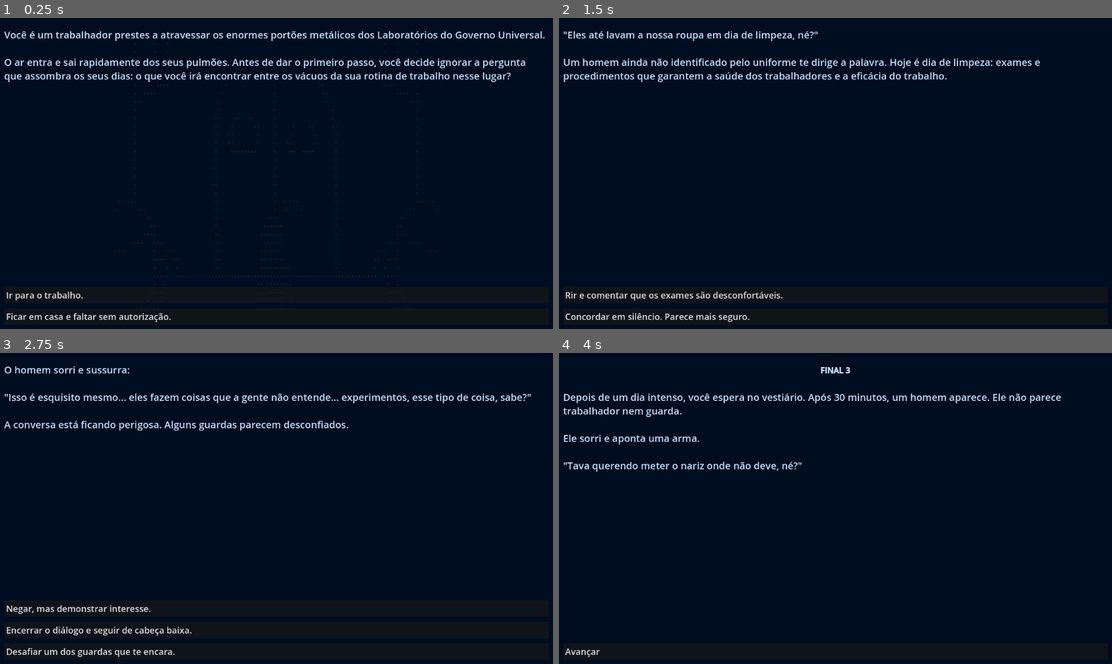
Above: before the commit, frames 1-4 (two rows, left to right).
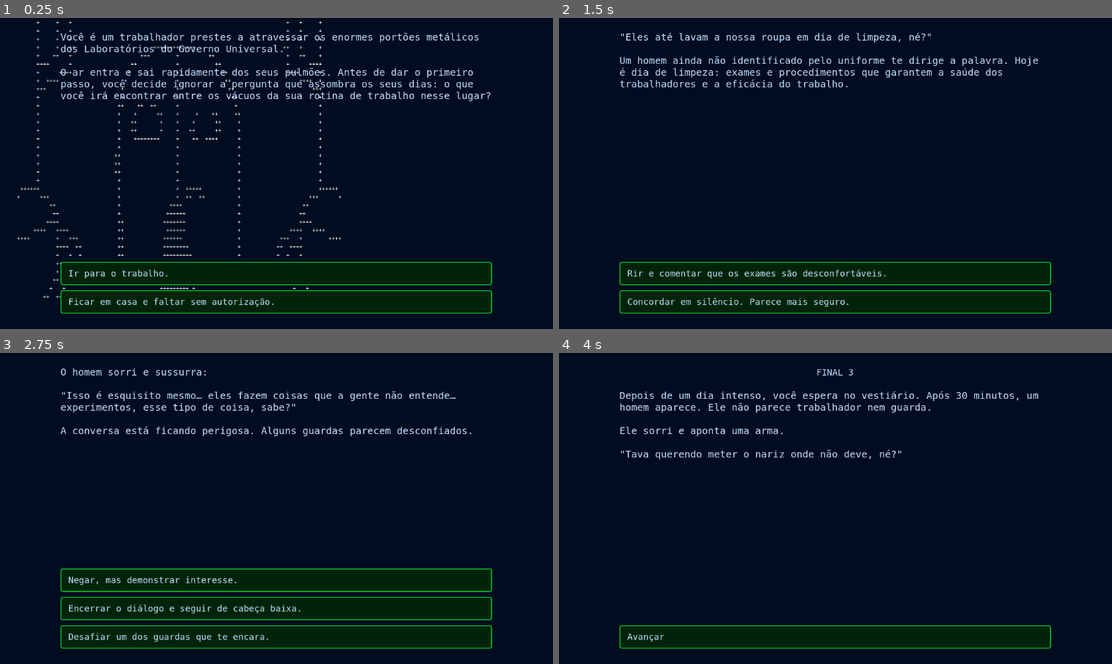
Above: after the commit, the same moments.

Repository: LeeryDig/sudario-de-onze-horas
Game: Godot game, scene res://GameUI.tscn
Two runs of this game, one before a commit and one after it. Both use one fixed random seed, a clock stepped at 60 frames per second and the inputs below.
Inputs:
- Up to frame 1 (0.25 s): no input
- Up to frame 2 (1.5 s): click "Ir para o trabalho." at 0.5 s; click "Avançar" at 1.25 s
- Up to frame 3 (2.75 s): click "Rir e comentar que os exames …" at 2 s
- Up to frame 4 (4 s): click "Negar, mas demonstrar interes…" at 2.75 s; click "Encontrar o homem no fim do d…" at 3.5 s

The runs differ from the first frame. In frame 1, 9.2% of the frame differs, in the area x 0-99%, y 0-98%; in frame 2, 6.7%; in frame 3, 7.6%; in frame 4, 4.4%.

Commit message:
melhoria na edição de coisa

Diff:
--- a/GameUI.gd
+++ b/GameUI.gd
@@ -1,10 +1,11 @@
 extends Control
 
 const Story := preload("res://Story.gd")
+const ChoiceButtonScene: PackedScene = preload("res://ui/ChoiceButton.tscn")
 
-@onready var ascii_background: Label = $Background/ASCIIBackground
-@onready var game_text: RichTextLabel = $Background/MarginContainer/Rows/GameText
-@onready var choices_container: VBoxContainer = $Background/MarginContainer/Rows/ChoicesContainer
+@onready var ascii_background: Label = %ASCIIBackground
+@onready var game_text: RichTextLabel = %GameText
+@onready var choices_container: VBoxContainer = %ChoicesContainer
 
 var story: Dictionary = Story.get_story()
 var current_node_id := "1"
@@ -65,12 +66,8 @@
 	show_node(str(choice["next"]))
 
 func add_choice_button(label: String, callback: Callable) -> void:
-	var button := Button.new()
+	var button := ChoiceButtonScene.instantiate() as Button
 	button.text = label
-	button.alignment = HORIZONTAL_ALIGNMENT_LEFT
-	button.autowrap_mode = TextServer.AUTOWRAP_WORD_SMART
-	button.size_flags_horizontal = Control.SIZE_EXPAND_FILL
-	button.add_theme_font_size_override("font_size", 18)
 	button.pressed.connect(callback)
 	choices_container.add_child(button)
 
--- a/GameUI.tscn
+++ b/GameUI.tscn
@@ -1,85 +1,85 @@
-[gd_scene load_steps=4 format=3 uid="uid://cj2thjd68d1m4"]
+[gd_scene load_steps=5 format=3 uid="uid://cj2thjd68d1m4"]
 
 [ext_resource type="Script" uid="uid://dcwd1h6r3wto2" path="res://GameUI.gd" id="1_gameui"]
+[ext_resource type="Theme" uid="uid://bisxy8sqrpawt" path="res://ui/GameTheme.tres" id="2_theme"]
+[ext_resource type="PackedScene" path="res://ui/ChoiceButton.tscn" id="3_choice_button"]
 
 [sub_resource type="SystemFont" id="SystemFont_ascii"]
 font_names = PackedStringArray("Menlo", "Consolas", "DejaVu Sans Mono", "monospace")
 
-[sub_resource type="StyleBoxFlat" id="StyleBoxFlat_button"]
-content_margin_left = 12.0
-content_margin_top = 8.0
-content_margin_right = 12.0
-content_margin_bottom = 8.0
-bg_color = Color(0, 0.14, 0.035, 1)
-border_width_left = 2
-border_width_top = 2
-border_width_right = 2
-border_width_bottom = 2
-border_color = Color(0, 0.768627, 0.168627, 1)
-corner_radius_top_left = 4
-corner_radius_top_right = 4
-corner_radius_bottom_right = 4
-corner_radius_bottom_left = 4
-
-[node name="Control" type="Control"]
+[node name="GameUI" type="Control"]
 layout_mode = 3
 anchors_preset = 15
 anchor_right = 1.0
 anchor_bottom = 1.0
 grow_horizontal = 2
 grow_vertical = 2
+theme = ExtResource("2_theme")
 script = ExtResource("1_gameui")
 
-[node name="Background" type="PanelContainer" parent="."]
+[node name="BackgroundColor" type="ColorRect" parent="."]
 layout_mode = 1
 anchors_preset = 15
 anchor_right = 1.0
 anchor_bottom = 1.0
 grow_horizontal = 2
 grow_vertical = 2
+mouse_filter = 2
+color = Color(0, 0.047058824, 0.12156863, 1)
 
-[node name="ColorRect" type="ColorRect" parent="Background"]
+[node name="NarrativeArea" type="MarginContainer" parent="."]
+layout_mode = 1
+anchors_preset = -1
+anchor_left = 0.1
+anchor_top = 0.011000001
+anchor_right = 0.9
+anchor_bottom = 0.62
+offset_left = -0.20000458
+offset_top = -0.12800074
+grow_horizontal = 2
+grow_vertical = 2
+theme_override_constants/margin_left = 20
+theme_override_constants/margin_top = 20
+theme_override_constants/margin_right = 20
+theme_override_constants/margin_bottom = 20
+
+[node name="GameText" type="RichTextLabel" parent="NarrativeArea"]
+unique_name_in_owner = true
 layout_mode = 2
-color = Color(0.0015244031, 0.04795999, 0.120461784, 1)
+bbcode_enabled = true
+scroll_following = true
 
-[node name="ASCIIBackground" type="Label" parent="Background"]
-layout_mode = 2
-theme_override_colors/font_color = Color(0.7756954, 0.87639374, 0.995825, 0.12)
+[node name="ASCIIBackground" type="Label" parent="."]
+unique_name_in_owner = true
+layout_mode = 0
+offset_left = 1.0
+offset_top = 2.0
+offset_right = 755.3282
+offset_bottom = 425.0
+theme_override_colors/font_color = Color(1, 1, 1, 1)
 theme_override_fonts/font = SubResource("SystemFont_ascii")
 theme_override_font_sizes/font_size = 11
 horizontal_alignment = 1
 vertical_alignment = 1
 clip_text = true
 
-[node name="MarginContainer" type="MarginContainer" parent="Background"]
+[node name="ChoicesArea" type="MarginContainer" parent="."]
+layout_mode = 1
+anchors_preset = -1
+anchor_left = 0.1
+anchor_top = 0.64
+anchor_right = 0.9
+anchor_bottom = 0.95
+grow_horizontal = 2
+grow_vertical = 2
+theme_override_constants/margin_left = 20
+theme_override_constants/margin_top = 10
+theme_override_constants/margin_right = 20
+theme_override_constants/margin_bottom = 10
+
+[node name="ChoicesContainer" type="VBoxContainer" parent="ChoicesArea"]
+unique_name_in_owner = true
 layout_mode = 2
-theme_override_constants/margin_left = 20
-theme_override_constants/margin_top = 20
-theme_override_constants/margin_right = 20
-theme_override_constants/margin_bottom = 20
+alignment = 2
 
-[node name="Rows" type="VBoxContainer" parent="Background/MarginContainer"]
-layout_mode = 2
-theme_override_constants/separation = 20
-alignment = 1
-
-[node name="GameText" type="RichTextLabel" parent="Background/MarginContainer/Rows"]
-layout_mode = 2
-size_flags_vertical = 3
-theme_override_colors/default_color = Color(0.7756954, 0.87639374, 0.995825, 1)
-theme_override_font_sizes/normal_font_size = 20
-bbcode_enabled = true
-scroll_following = true
-
-[node name="ChoicesContainer" type="VBoxContainer" parent="Background/MarginContainer/Rows"]
-layout_mode = 2
-theme_override_constants/separation = 10
-
-[node name="ExampleButton" type="Button" parent="Background/MarginContainer/Rows/ChoicesContainer"]
-layout_mode = 2
-theme_override_font_sizes/font_size = 18
-theme_override_styles/normal = SubResource("StyleBoxFlat_button")
-theme_override_styles/pressed = SubResource("StyleBoxFlat_button")
-theme_override_styles/hover = SubResource("StyleBoxFlat_button")
-text = "Carregando..."
-alignment = 0
+[node name="ChoicePreview" parent="ChoicesArea/ChoicesContainer" instance=ExtResource("3_choice_button")]
--- /dev/null
+++ b/ui/ChoiceButton.tscn
@@ -0,0 +1,10 @@
+[gd_scene format=3]
+
+[node name="ChoiceButton" type="Button"]
+custom_minimum_size = Vector2(0, 48)
+layout_mode = 2
+size_flags_horizontal = 3
+mouse_default_cursor_shape = 2
+text = "Texto de exemplo da escolha"
+alignment = 0
+autowrap_mode = 2
--- /dev/null
+++ b/ui/GameTheme.tres
@@ -0,0 +1,69 @@
+[gd_resource type="Theme" load_steps=6 format=3 uid="uid://bisxy8sqrpawt"]
+
+[sub_resource type="StyleBoxEmpty" id="StyleBox_focus"]
+
+[sub_resource type="StyleBoxFlat" id="StyleBox_button_hover"]
+content_margin_left = 16.0
+content_margin_top = 10.0
+content_margin_right = 16.0
+content_margin_bottom = 10.0
+bg_color = Color(0, 0.22, 0.055, 1)
+border_width_left = 2
+border_width_top = 2
+border_width_right = 2
+border_width_bottom = 2
+border_color = Color(0.15, 1, 0.32, 1)
+corner_radius_top_left = 4
+corner_radius_top_right = 4
+corner_radius_bottom_right = 4
+corner_radius_bottom_left = 4
+
+[sub_resource type="StyleBoxFlat" id="StyleBox_button_normal"]
+content_margin_left = 16.0
+content_margin_top = 10.0
+content_margin_right = 16.0
+content_margin_bottom = 10.0
+bg_color = Color(0, 0.14, 0.035, 1)
+border_width_left = 2
+border_width_top = 2
+border_width_right = 2
+border_width_bottom = 2
+border_color = Color(0, 0.768627, 0.168627, 1)
+corner_radius_top_left = 4
+corner_radius_top_right = 4
+corner_radius_bottom_right = 4
+corner_radius_bottom_left = 4
+
+[sub_resource type="StyleBoxFlat" id="StyleBox_button_pressed"]
+content_margin_left = 16.0
+content_margin_top = 10.0
+content_margin_right = 16.0
+content_margin_bottom = 10.0
+bg_color = Color(0, 0.08, 0.02, 1)
+border_width_left = 2
+border_width_top = 2
+border_width_right = 2
+border_width_bottom = 2
+border_color = Color(0, 0.58, 0.13, 1)
+corner_radius_top_left = 4
+corner_radius_top_right = 4
+corner_radius_bottom_right = 4
+corner_radius_bottom_left = 4
+
+[sub_resource type="SystemFont" id="SystemFont_main"]
+font_names = PackedStringArray("Menlo", "Consolas", "DejaVu Sans Mono", "monospace")
+
+[resource]
+default_font = SubResource("SystemFont_main")
+default_font_size = 18
+Button/colors/font_color = Color(0.7756954, 0.87639374, 0.995825, 1)
+Button/colors/font_hover_color = Color(0.9, 1, 0.92, 1)
+Button/colors/font_pressed_color = Color(0.65, 0.82, 0.69, 1)
+Button/font_sizes/font_size = 18
+Button/styles/focus = SubResource("StyleBox_focus")
+Button/styles/hover = SubResource("StyleBox_button_hover")
+Button/styles/normal = SubResource("StyleBox_button_normal")
+Button/styles/pressed = SubResource("StyleBox_button_pressed")
+RichTextLabel/colors/default_color = Color(0.7756954, 0.87639374, 0.995825, 1)
+RichTextLabel/font_sizes/normal_font_size = 20
+VBoxContainer/constants/separation = 10
